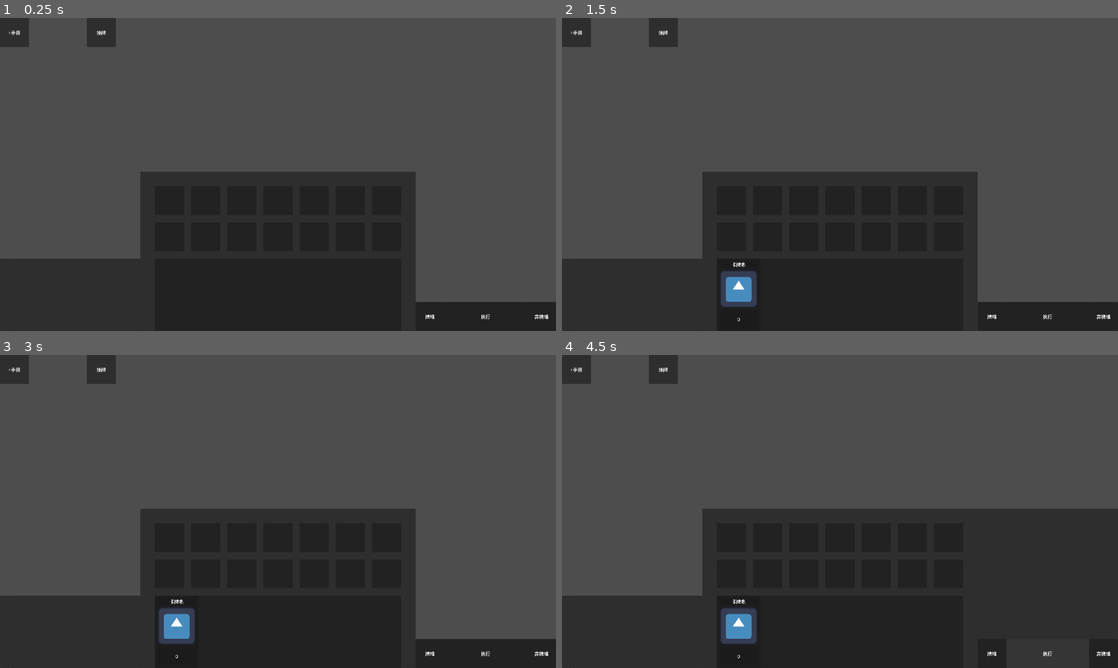
Above: before the commit, frames 1-4 (two rows, left to right).
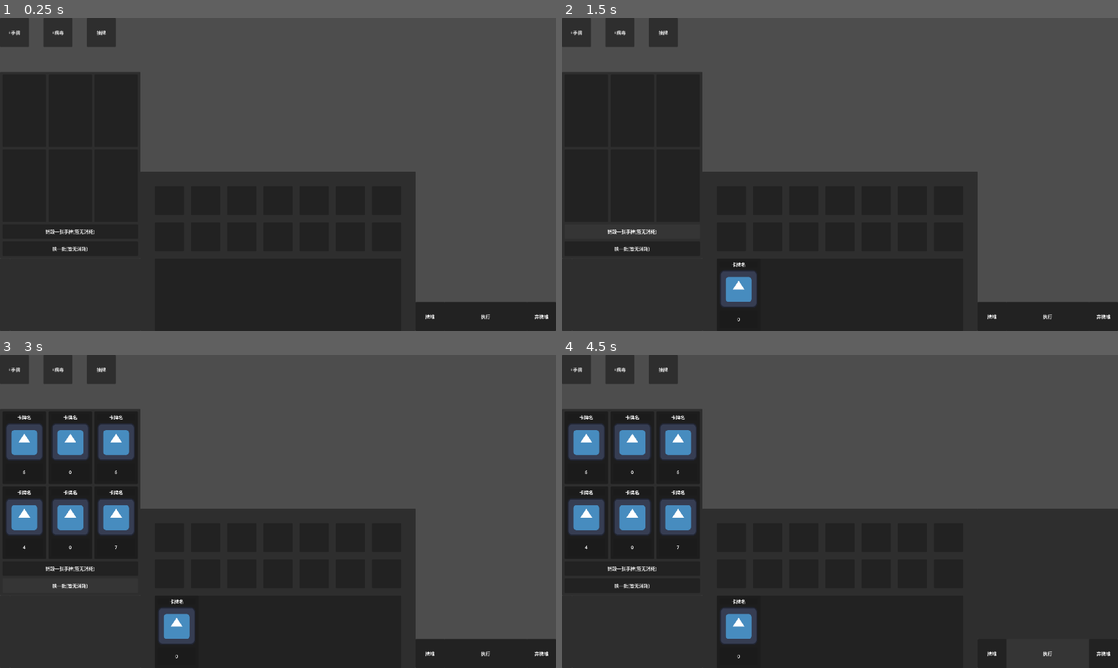
Above: after the commit, the same moments.

Repository: yuyi-yutie/Illness
Game: Godot game, scene res://scenes/play_scene/play_scene.tscn
Two runs of this game, one before a commit and one after it. Both use one fixed random seed, a clock stepped at 60 frames per second and the inputs below. The engine's default icon, where the game draws it, is replaced by a stand-in: a white triangle on a blue panel in a dark square.
Inputs (mouse positions are in pixels of both pictures, inside the frame that each line leads up to):
- Up to frame 1 (0.25 s): no input
- Up to frame 2 (1.5 s): click "+手牌" at 0.5 s; click (634, 230) at 1.25 s, where only the run after the commit has a clickable "销毁一张手牌(暂无消耗)"
- Up to frame 3 (3 s): click "抽牌" at 2 s; click (72, 586) at 2.75 s, where only the run after the commit has a clickable "换一批(暂无消耗)"
- Up to frame 4 (4.5 s): click (617, 370) at 3.5 s, where only the run after the commit has a clickable "+病毒"; click "执行" at 4.25 s

The runs differ from the first frame. In frame 1, 15% of the frame differs, in the area x 0-26%, y 0-77%; in frame 2, 14%; in frame 3, 13%; in frame 4, 14%.

Commit message:
update
写了商店的逻辑，还差购买和销毁，换一批的消耗，后面补

Diff:
--- a/illness/globals/deck_glue.gd
+++ b/illness/globals/deck_glue.gd
@@ -106,12 +106,29 @@
 	current_new_card_id -= 1
 	whole_deck.remove_at(id)
 
+	for child in CalenderGlue.hand_panel.get_children():
+		if child is Card:
+			if child.id == id:
+				child.parent.remove_child(child)
+				child.parent = null
+				CalenderGlue.hand_card_array.erase(child)
+				child.queue_free()
+	refresh_id()
+	CalenderGlue.refresh_hand_position()
+
+func refresh_id() -> void:
+	for current_count in range(whole_deck.size()):
+		whole_deck[current_count].id = current_count
+
+#只涉及弃牌堆逻辑的弃牌函数
 func add_to_trash_deck(parameter : Card) -> void:
 	if parameter.parent:
 		parameter.parent.remove_child(parameter)
 		parameter.parent = null
 	trash_deck.append(parameter)
 
+
+#抽牌函数
 func draw_card_from_deck(count : int = 0) -> void:
 	if deck.size() == 0:
 		refresh_deck()
--- /dev/null
+++ b/illness/globals/shop_glue.gd
@@ -0,0 +1,3 @@
+extends Node
+
+var in_destroy_type : bool = false
--- a/illness/project.godot
+++ b/illness/project.godot
@@ -20,6 +20,7 @@
 CalenderGlue="*res://globals/calender_glue.gd"
 CardGlue="*res://globals/card_glue.gd"
 DeckGlue="*res://globals/deck_glue.gd"
+ShopGlue="*res://globals/shop_glue.gd"
 
 [display]
 
--- a/illness/scenes/play_scene/play_scene.tscn
+++ b/illness/scenes/play_scene/play_scene.tscn
@@ -1,10 +1,11 @@
-[gd_scene load_steps=7 format=3 uid="uid://csxfeql8s4040"]
+[gd_scene load_steps=8 format=3 uid="uid://csxfeql8s4040"]
 
 [ext_resource type="Script" uid="uid://bcn22xiiqwgnw" path="res://scripts/play_scene/play_scene.gd" id="1_0ihop"]
 [ext_resource type="PackedScene" uid="uid://b76r0tvur6ts8" path="res://scenes/play_scene/calender.tscn" id="3_x7p53"]
 [ext_resource type="PackedScene" uid="uid://510js86b2oua" path="res://scenes/play_scene/card_detail.tscn" id="4_goj7n"]
 [ext_resource type="PackedScene" uid="uid://c5nhp08bw06nm" path="res://scenes/play_scene/end_and_execute.tscn" id="4_x7p53"]
 [ext_resource type="Script" uid="uid://bmebcfgjseov7" path="res://test/test_add_card_to_hand.gd" id="5_03pml"]
+[ext_resource type="PackedScene" uid="uid://bmh7ju3vuexap" path="res://scenes/play_scene/shop.tscn" id="5_vw7vn"]
 [ext_resource type="Script" uid="uid://boxxenyp8cgk" path="res://test/test_draw_card.gd" id="6_vw7vn"]
 
 [node name="PlayScene" type="Control"]
@@ -26,6 +27,9 @@
 [node name="EndAndExecute" parent="." instance=ExtResource("4_x7p53")]
 layout_mode = 1
 
+[node name="Shop" parent="." instance=ExtResource("5_vw7vn")]
+layout_mode = 1
+
 [node name="TestAddCardToHand" type="Button" parent="."]
 layout_mode = 0
 offset_right = 100.0
@@ -43,5 +47,13 @@
 text = "抽牌"
 script = ExtResource("6_vw7vn")
 
+[node name="TestAddVirus" type="Button" parent="."]
+layout_mode = 0
+offset_left = 150.0
+offset_right = 250.0
+offset_bottom = 100.0
+focus_mode = 0
+text = "+病毒"
+
 [connection signal="button_down" from="TestAddCardToHand" to="TestAddCardToHand" method="_on_button_down"]
 [connection signal="button_down" from="TestDrawCard" to="TestDrawCard" method="_on_button_down"]
--- /dev/null
+++ b/illness/scenes/play_scene/shop.tscn
@@ -0,0 +1,151 @@
+[gd_scene load_steps=5 format=3 uid="uid://bmh7ju3vuexap"]
+
+[ext_resource type="Script" uid="uid://dmogl1s8wg3ek" path="res://scripts/play_scene/shop/shop.gd" id="1_eu2di"]
+[ext_resource type="Script" uid="uid://bycdjgwpjk7d5" path="res://scripts/play_scene/shop/shop_card_slot.gd" id="1_osvcl"]
+[ext_resource type="Script" uid="uid://bftuc8r5gns8p" path="res://scripts/play_scene/shop/shop_panel.gd" id="2_4dpxf"]
+[ext_resource type="Script" uid="uid://c6tkoibw1j7fc" path="res://scripts/play_scene/shop/shop_card_panel.gd" id="3_p0dyc"]
+
+[node name="Shop" type="Control" node_paths=PackedStringArray("card_slots")]
+layout_mode = 3
+anchors_preset = 15
+anchor_right = 1.0
+anchor_bottom = 1.0
+grow_horizontal = 2
+grow_vertical = 2
+mouse_filter = 2
+script = ExtResource("1_eu2di")
+card_slots = [NodePath("ShopPanel/ShopCardPanel1/ShopCardSlot1"), NodePath("ShopPanel/ShopCardPanel2/ShopCardSlot2"), NodePath("ShopPanel/ShopCardPanel3/ShopCardSlot3"), NodePath("ShopPanel/ShopCardPanel4/ShopCardSlot4"), NodePath("ShopPanel/ShopCardPanel5/ShopCardSlot5"), NodePath("ShopPanel/ShopCardPanel6/ShopCardSlot6")]
+
+[node name="ShopPanel" type="Panel" parent="."]
+layout_mode = 1
+anchors_preset = 2
+anchor_top = 1.0
+anchor_bottom = 1.0
+offset_top = -893.75
+offset_right = 485.0
+offset_bottom = -250.0
+grow_vertical = 0
+script = ExtResource("2_4dpxf")
+
+[node name="ShopCardPanel1" type="Panel" parent="ShopPanel"]
+layout_mode = 0
+offset_left = 8.75
+offset_top = 8.75
+offset_right = 158.75
+offset_bottom = 258.75
+script = ExtResource("3_p0dyc")
+
+[node name="ShopCardSlot1" type="Control" parent="ShopPanel/ShopCardPanel1"]
+layout_mode = 1
+anchors_preset = 15
+anchor_right = 1.0
+anchor_bottom = 1.0
+grow_horizontal = 2
+grow_vertical = 2
+script = ExtResource("1_osvcl")
+
+[node name="ShopCardPanel2" type="Panel" parent="ShopPanel"]
+layout_mode = 0
+offset_left = 167.5
+offset_top = 8.75
+offset_right = 317.5
+offset_bottom = 258.75
+script = ExtResource("3_p0dyc")
+
+[node name="ShopCardSlot2" type="Control" parent="ShopPanel/ShopCardPanel2"]
+layout_mode = 1
+anchors_preset = 15
+anchor_right = 1.0
+anchor_bottom = 1.0
+grow_horizontal = 2
+grow_vertical = 2
+script = ExtResource("1_osvcl")
+
+[node name="ShopCardPanel3" type="Panel" parent="ShopPanel"]
+layout_mode = 0
+offset_left = 326.25
+offset_top = 8.75
+offset_right = 476.25
+offset_bottom = 258.75
+script = ExtResource("3_p0dyc")
+
+[node name="ShopCardSlot3" type="Control" parent="ShopPanel/ShopCardPanel3"]
+layout_mode = 1
+anchors_preset = 15
+anchor_right = 1.0
+anchor_bottom = 1.0
+grow_horizontal = 2
+grow_vertical = 2
+script = ExtResource("1_osvcl")
+
+[node name="ShopCardPanel4" type="Panel" parent="ShopPanel"]
+layout_mode = 0
+offset_left = 8.75
+offset_top = 267.5
+offset_right = 158.75
+offset_bottom = 517.5
+script = ExtResource("3_p0dyc")
+
+[node name="ShopCardSlot4" type="Control" parent="ShopPanel/ShopCardPanel4"]
+layout_mode = 1
+anchors_preset = 15
+anchor_right = 1.0
+anchor_bottom = 1.0
+grow_horizontal = 2
+grow_vertical = 2
+script = ExtResource("1_osvcl")
+
+[node name="ShopCardPanel5" type="Panel" parent="ShopPanel"]
+layout_mode = 0
+offset_left = 167.5
+offset_top = 267.5
+offset_right = 317.5
+offset_bottom = 517.5
+script = ExtResource("3_p0dyc")
+
+[node name="ShopCardSlot5" type="Control" parent="ShopPanel/ShopCardPanel5"]
+layout_mode = 1
+anchors_preset = 15
+anchor_right = 1.0
+anchor_bottom = 1.0
+grow_horizontal = 2
+grow_vertical = 2
+script = ExtResource("1_osvcl")
+
+[node name="ShopCardPanel6" type="Panel" parent="ShopPanel"]
+layout_mode = 0
+offset_left = 326.25
+offset_top = 267.5
+offset_right = 476.25
+offset_bottom = 517.5
+script = ExtResource("3_p0dyc")
+
+[node name="ShopCardSlot6" type="Control" parent="ShopPanel/ShopCardPanel6"]
+layout_mode = 1
+anchors_preset = 15
+anchor_right = 1.0
+anchor_bottom = 1.0
+grow_horizontal = 2
+grow_vertical = 2
+script = ExtResource("1_osvcl")
+
+[node name="ShopDestroyCard" type="Button" parent="ShopPanel"]
+layout_mode = 0
+offset_left = 8.75
+offset_top = 526.25
+offset_right = 476.25
+offset_bottom = 576.25
+focus_mode = 0
+text = "销毁一张手牌(暂无消耗)"
+
+[node name="ShopChangeCard" type="Button" parent="ShopPanel"]
+layout_mode = 0
+offset_left = 8.75
+offset_top = 585.0
+offset_right = 476.25
+offset_bottom = 635.0
+focus_mode = 0
+text = "换一批(暂无消耗)"
+
+[connection signal="button_down" from="ShopPanel/ShopDestroyCard" to="." method="_on_shop_destroy_card_button_down"]
+[connection signal="button_down" from="ShopPanel/ShopChangeCard" to="." method="_on_shop_change_card_button_down"]
--- a/illness/scripts/card/card.gd
+++ b/illness/scripts/card/card.gd
@@ -61,8 +61,16 @@
 #测试
 func click() -> void:
 	if parent is HandPanel:
-		#这里在加入商店之后要改
-		CalenderGlue.put_card_outof_hand(self)
-		DeckGlue.add_to_trash_deck(self)
-		CalenderGlue.hand_card_array.erase(self)
-		CalenderGlue.refresh_hand_position()
+		if !ShopGlue.in_destroy_type:
+			CalenderGlue.put_card_outof_hand(self)
+			DeckGlue.add_to_trash_deck(self)
+			CalenderGlue.hand_card_array.erase(self)
+			CalenderGlue.refresh_hand_position()
+			execute()
+		else:
+			ShopGlue.in_destroy_type = false
+			DeckGlue.destroy_card(id)
+
+func execute() -> void:
+	#这里写卡牌的效果
+	pass
--- /dev/null
+++ b/illness/scripts/play_scene/shop/shop.gd
@@ -0,0 +1,46 @@
+extends Control
+class_name Shop
+
+var parent : PlayScene
+
+func initialize(parameter : PlayScene) -> void:
+	parent = parameter
+	for child in get_children():
+		if child.has_method("initialize"):
+			child.initialize(self)
+
+@export var card_slots : Array[ShopCardSlot]
+
+const CARD = preload("uid://cqr2tljf25i0j")
+
+func _on_shop_change_card_button_down() -> void:
+	#这里写消耗的逻辑
+	#get_random_card_to_sell()
+
+	for card_slot in card_slots:
+		var new_card : Card = CARD.instantiate()
+		new_card.time = randi_range(0,7)
+		new_card.card_detail = str(randf())
+
+		if card_slot.card_in_slot:
+			card_slot.card_in_slot.queue_free()
+		card_slot.add_child(new_card)
+		new_card.initialize(card_slot)
+		card_slot.card_in_slot = new_card
+
+func get_random_card_to_sell() -> Card:
+	var result : Card = null
+	pass
+	#这里写随机取新牌的逻辑
+	return result
+
+
+
+func _on_shop_destroy_card_button_down() -> void:
+	match ShopGlue.in_destroy_type:
+		true:
+			ShopGlue.in_destroy_type = false
+			#这里写返还消耗的逻辑
+		false:
+			ShopGlue.in_destroy_type = true
+			#这里写消耗的逻辑
--- /dev/null
+++ b/illness/scripts/play_scene/shop/shop_card_panel.gd
@@ -0,0 +1,10 @@
+extends Panel
+class_name ShopCardPanel
+
+var parent : ShopPanel
+
+func initialize(parameter : ShopPanel) -> void:
+	parent = parameter
+	for child in get_children():
+		if child.has_method("initialize"):
+			child.initialize(self)
--- /dev/null
+++ b/illness/scripts/play_scene/shop/shop_card_slot.gd
@@ -0,0 +1,36 @@
+extends Control
+class_name ShopCardSlot
+
+var parent : ShopCardPanel
+
+func initialize(parameter : ShopCardPanel) -> void:
+	parent = parameter
+	mouse_entered.connect(_on_mouse_entered)
+	mouse_exited.connect(_on_mouse_exited)
+	for child in get_children():
+		if child.has_method("initialize"):
+			child.initialize(self)
+
+var card_in_slot : Card
+
+var mouse_in : bool = false
+
+func _on_mouse_entered() -> void:
+	mouse_in = true
+
+func _on_mouse_exited() -> void:
+	mouse_in = false
+
+func _input(event: InputEvent) -> void:
+	if !mouse_in:
+		return
+	if !card_in_slot:
+		return
+	if event is InputEventMouseButton:
+		if event.is_action_pressed("LeftClick"):
+			if card_in_slot.parent:
+				card_in_slot.parent.remove_child(card_in_slot)
+				card_in_slot.parent = null
+			CalenderGlue.put_card_into_hand(card_in_slot)
+			card_in_slot.id = DeckGlue.get_id(card_in_slot)
+			card_in_slot = null
--- /dev/null
+++ b/illness/scripts/play_scene/shop/shop_panel.gd
@@ -0,0 +1,10 @@
+extends Panel
+class_name ShopPanel
+
+var parent : Shop
+
+func initialize(parameter : Shop) -> void:
+	parent = parameter
+	for child in get_children():
+		if child.has_method("initialize"):
+			child.initialize(self)
--- a/illness/test/test_add_card_to_hand.gd
+++ b/illness/test/test_add_card_to_hand.gd
@@ -7,3 +7,4 @@
 	CalenderGlue.put_card_into_hand(new_card)
 	new_card.id = DeckGlue.get_id(new_card)
 	new_card.time = randi_range(0,7)
+	new_card.card_detail = str(randf())
Not shown, added: illness/globals/shop_glue.gd.uid
Not shown, added: illness/scripts/play_scene/shop/shop.gd.uid
Not shown, added: illness/scripts/play_scene/shop/shop_card_panel.gd.uid
Not shown, added: illness/scripts/play_scene/shop/shop_card_slot.gd.uid
Not shown, added: illness/scripts/play_scene/shop/shop_panel.gd.uid
